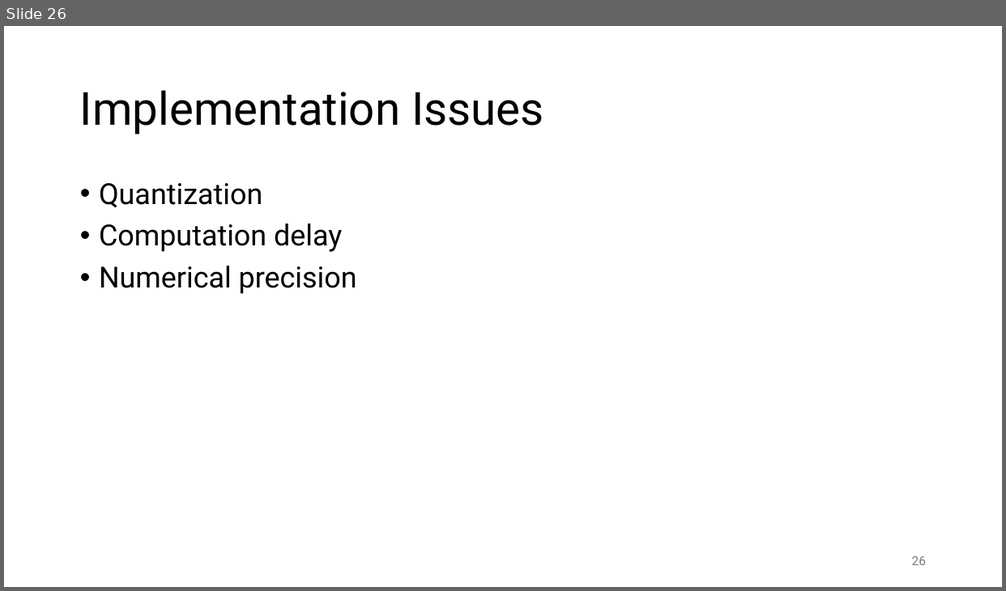
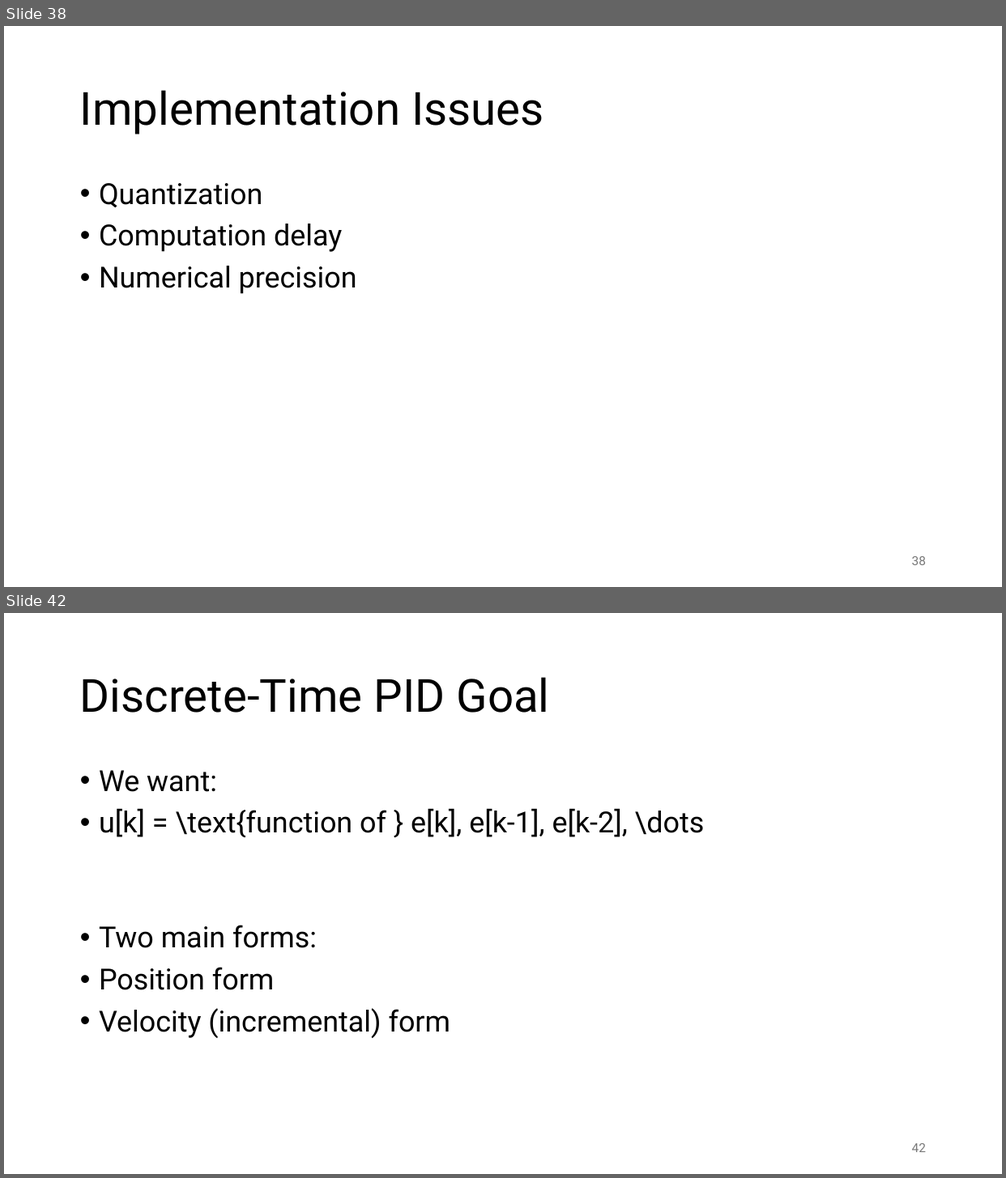
Before and after one commit to FelixWick/control_engineering, a slide deck: slides/6_discrete_controllers.pptx. Shown one above the other, each under a label of ours: slide 26 before the commit, slides 38 and 42 after it; the slides between them are not shown. The pictures are 1006x591 and 1006x1178 pixels, drawn with LibreOffice and Linux fonts; fonts in the diff are those of the drawing. Boxes give left, top, right and bottom in pixels: in the first picture for what was removed or moved away, otherwise in the second. Text is boxed around its words. In the diff, an @@ line names an element or a change of style, - is before the commit and + after.

Commit message:
structure of discrete-time systems

```diff
--- a/slides/6_discrete_controllers.pptx
+++ b/slides/6_discrete_controllers.pptx
@@ slide 42 added at (x1=4, y1=613, x2=1002, y2=1174), background #FFFFFF @@
@@ title added at (x1=80, y1=677, x2=550, y2=713), 44 pt, text #000000 @@
+Discrete-Time PID Goal
@@ text added at (x1=99, y1=770, x2=705, y2=1038), 28 pt, text #000000 @@
+• We want:
+• u[k] = \text{function of } e[k], e[k-1], e[k-2], \dots
+• Two main forms:
+• Position form
+• Velocity (incremental) form
@@ page number added at (x1=912, y1=1144, x2=926, y2=1152), 12 pt, text #797979 @@
+42
@@ what was slide 26 is now slide 38 @@
@@ page number at (x1=912, y1=557, x2=926, y2=565): text changed @@
-26
+38
```
Also in this commit, not shown: 3 slides changed, 18 other slides added, 1 slide removed.
